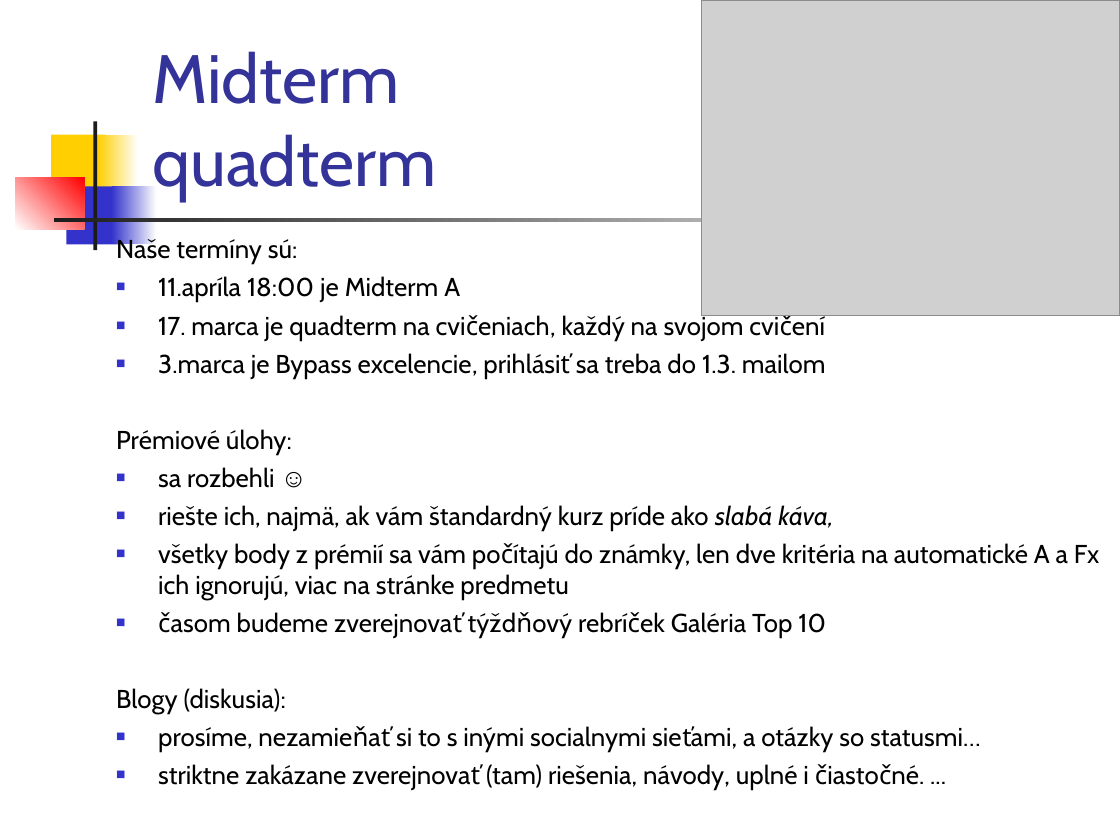
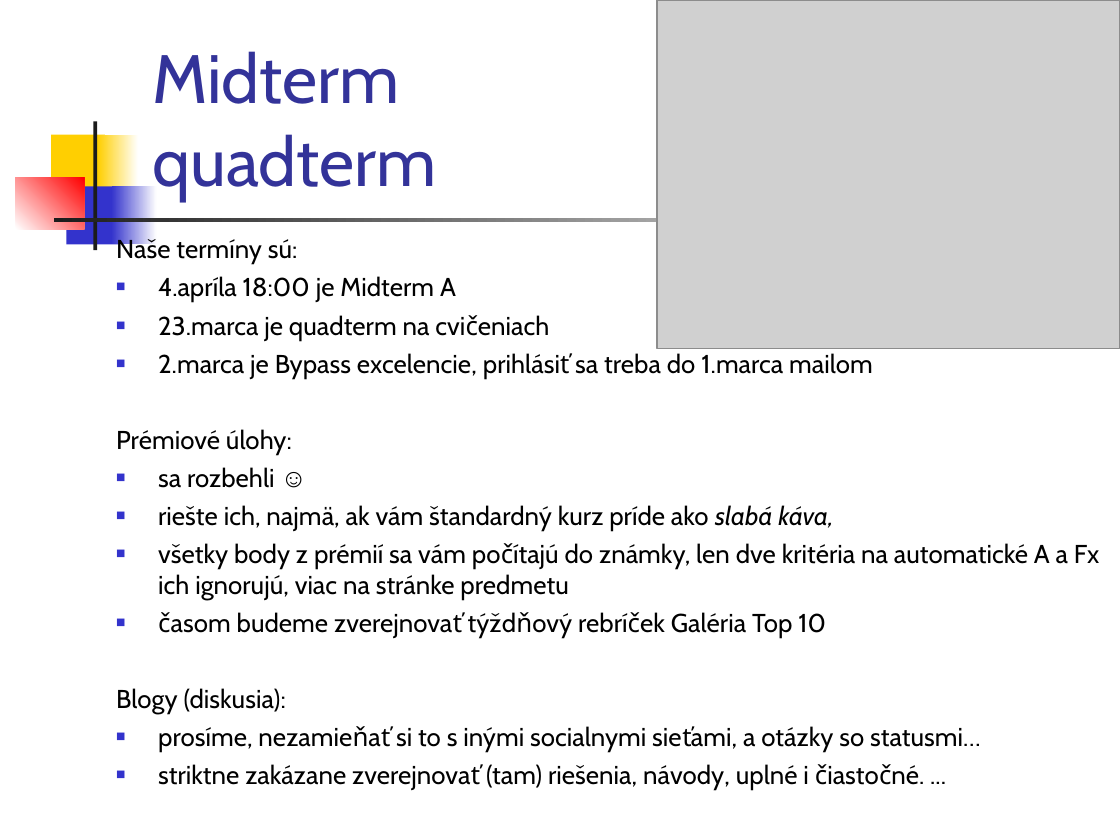
Before and after one commit to Programovanie4/Prednasky, a slide deck: slide 3 of 02/02_java.ppt (slide 2 before the commit). Drawn at 1120x840 pixels with LibreOffice and Linux fonts; fonts in the diff are those of the drawing; grey boxes stand for pictures. Boxes give left, top, right and bottom in pixels: in the first picture for what was removed or moved away, otherwise in the second. Text is boxed around its words. In the diff, an @@ line names an element or a change of style, - is before the commit and + after.

```diff
--- a/02/02_java.ppt
+++ b/02/02_java.ppt
@@ picture: place and size @@
-picture at <box>701,0,1120,316</box>
+picture at <box>657,0,1120,348</box>
@@ text at <box>158,276,873,378</box>: text changed @@
-■ 11.apríla 18:00 je Midterm A
-■ 17. marca je quadterm na cvičeniach, každý na svojom cvičení
-■ 3.marca je Bypass excelencie, prihlásiť sa treba do 1.3. mailom
+■ 4.apríla 18:00 je Midterm A
+■ 23.marca je quadterm na cvičeniach
+■ 2.marca je Bypass excelencie, prihlásiť sa treba do 1.marca mailom
```
Also in this commit, not shown: 14 other slides changed, 14 slides added, 2 other files.
